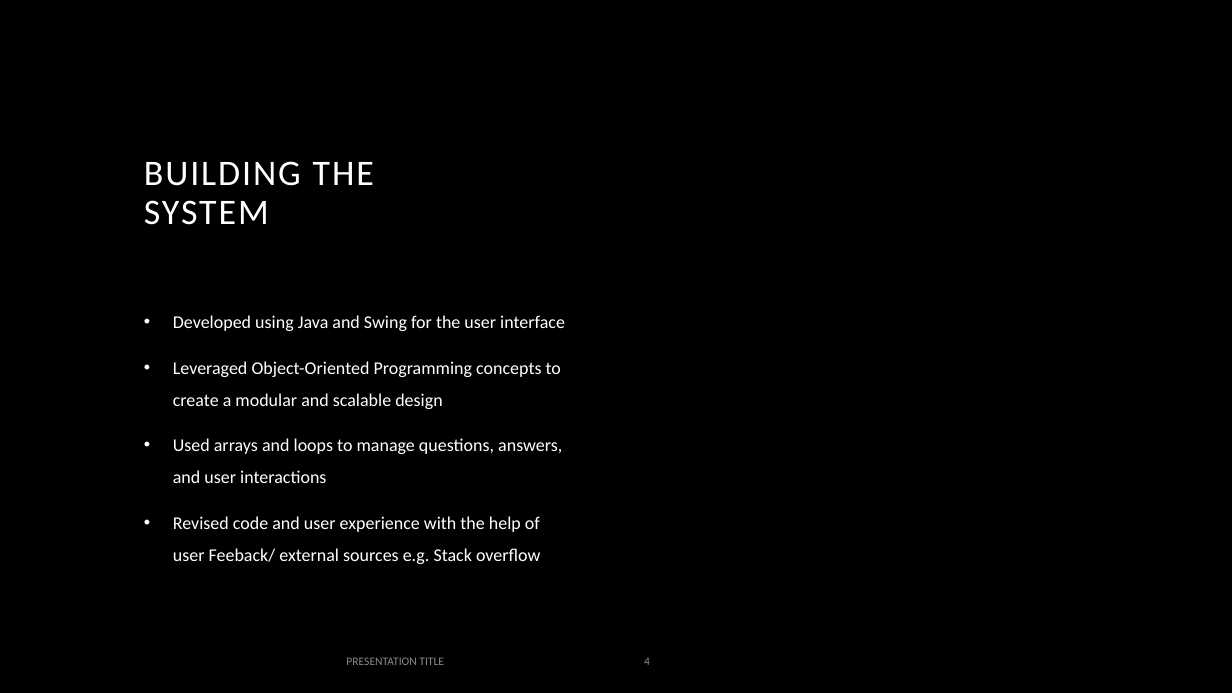
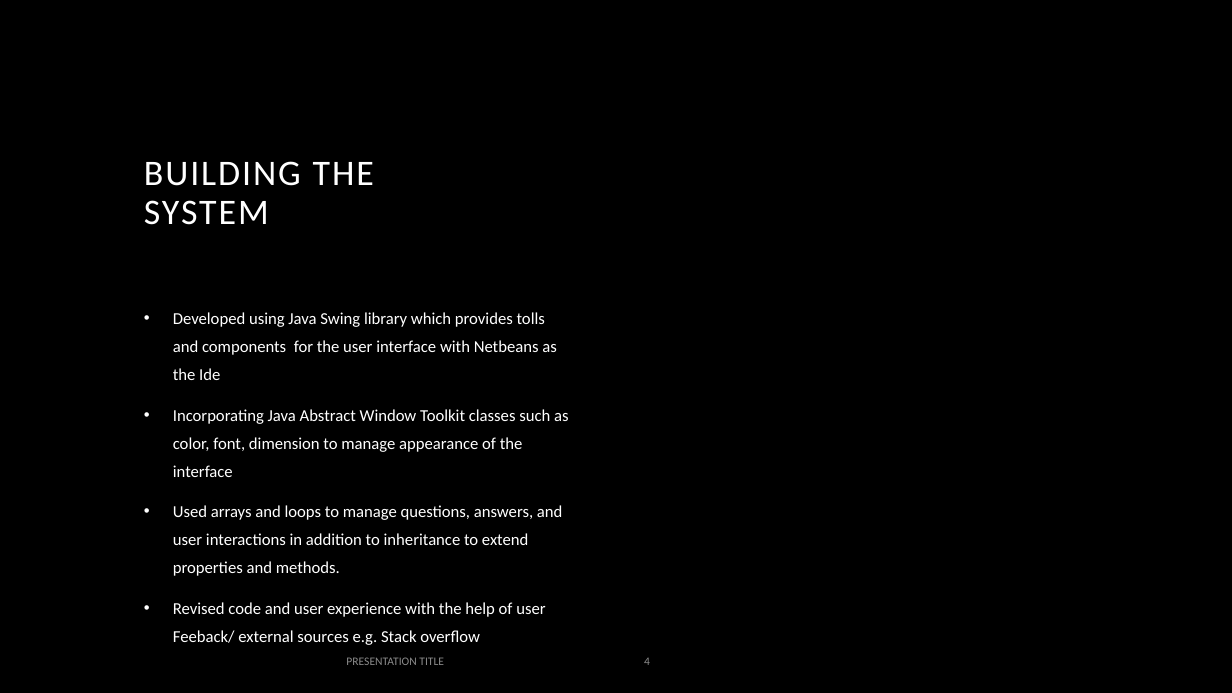
Before and after one commit to mmarenah/Quiz-Me, a slide deck: slide 4 of Presentation3.pptx. Drawn at 1232x693 pixels with LibreOffice and Linux fonts; fonts in the diff are those of the drawing; background and template pictures are left out. Boxes give left, top, right and bottom in pixels: in the first picture for what was removed or moved away, otherwise in the second. Text is boxed around its words. In the diff, an @@ line names an element or a change of style, - is before the commit and + after.

```diff
--- a/Presentation3.pptx
+++ b/Presentation3.pptx
@@ text at bbox=[173, 312, 569, 576]: text changed; size 14 to 12.9 pt @@
-• Developed using Java and Swing for the user interface
-• Leveraged Object-Oriented Programming concepts to create a modular and scalable design
-• Used arrays and loops to manage questions, answers, and user interactions
+• Developed using Java Swing library which provides tolls and components for the user interface with Netbeans as the Ide
+• Incorporating Java Abstract Window Toolkit classes such as color, font, dimension to manage appearance of the interface
+• Used arrays and loops to manage questions, answers, and user interactions in addition to inheritance to extend properties and methods.
@@ text at bbox=[173, 602, 545, 645]: size 14 to 12.9 pt in "Revised code and user experience with the ..."; line spacing 1.5 to 1.4 @@
```
Also in this commit, not shown: 6 other slides changed.
